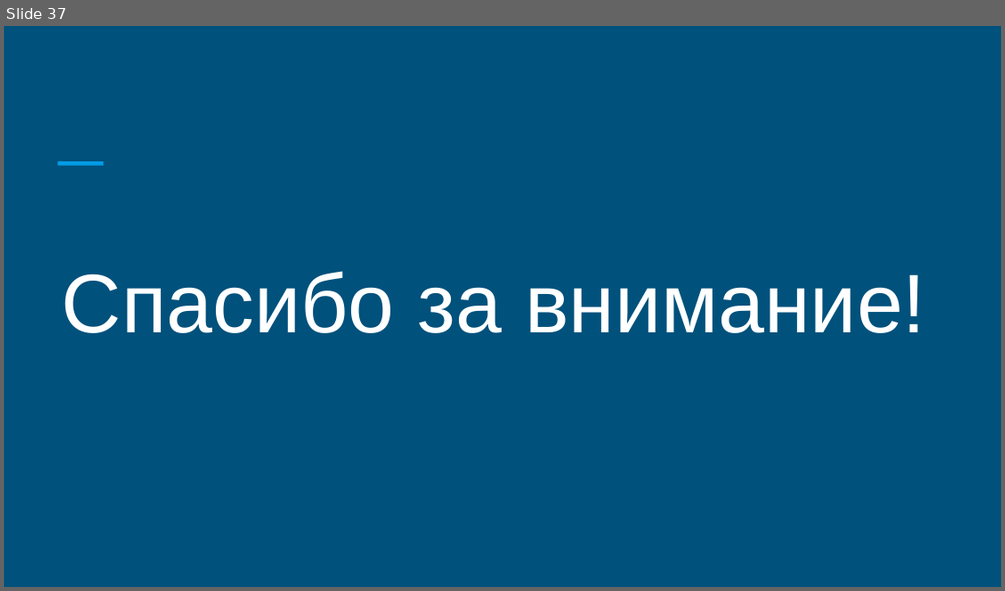
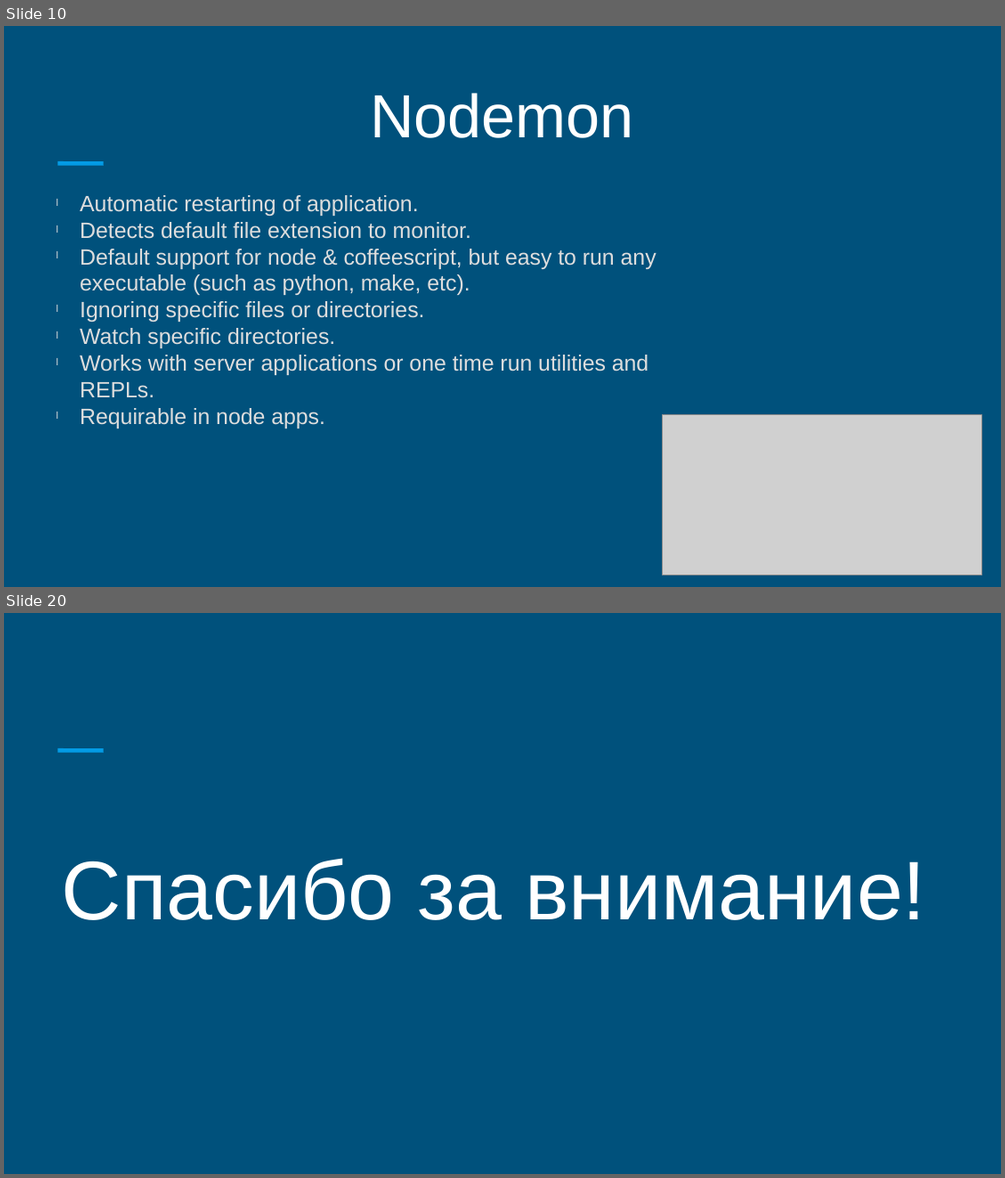
Before and after one commit to keylink/mean-stack, a slide deck: docs/mean.pptx. Shown one above the other, each under a label of ours: slide 37 before the commit, slides 10 and 20 after it; the slides between them are not shown. The pictures are 1005x591 and 1005x1178 pixels, drawn with LibreOffice and Linux fonts; fonts in the diff are those of the drawing; grey boxes stand for pictures. Boxes give left, top, right and bottom in pixels: in the first picture for what was removed or moved away, otherwise in the second. Text is boxed around its words. In the diff, an @@ line names an element or a change of style, - is before the commit and + after.

```diff
--- a/docs/mean.pptx
+++ b/docs/mean.pptx
@@ slide 10 added at (4,26,1001,587), background #00517C; not listed: 1 template element that a slide beside it also shows @@
@@ text added at (370,93,634,138), 44 pt, text #FFFFFF @@
+Nodemon
@@ text added at (80,195,656,428), 16 pt, text #DDDDDD @@
+l Automatic restarting of application.
+l Detects default file extension to monitor.
+l Default support for node & coffeescript, but easy to run any executable (such as python, make, etc).
+l Ignoring specific files or directories.
+l Watch specific directories.
+l Works with server applications or one time run utilities and REPLs.
+l Requirable in node apps.
@@ picture added at (662,415,982,574) @@
@@ what was slide 37 is now slide 20 @@
```
Also in this commit, not shown: 2 slides changed, 16 other slides added, 34 slides removed, 3 other files.
